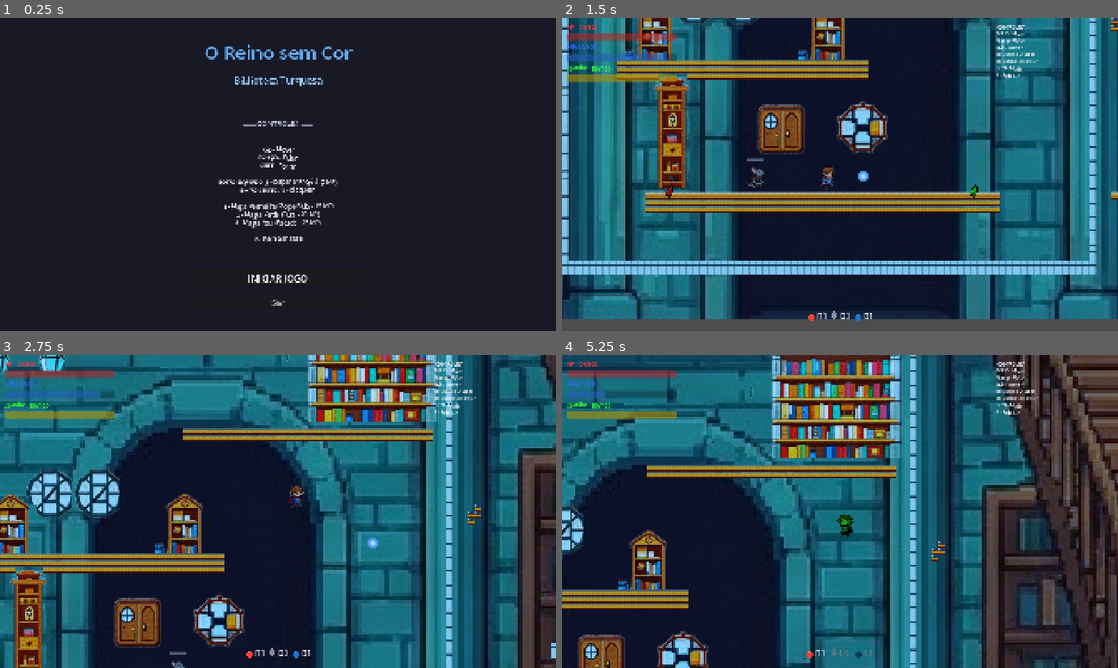
Above: before the commit, frames 1-4 (two rows, left to right).
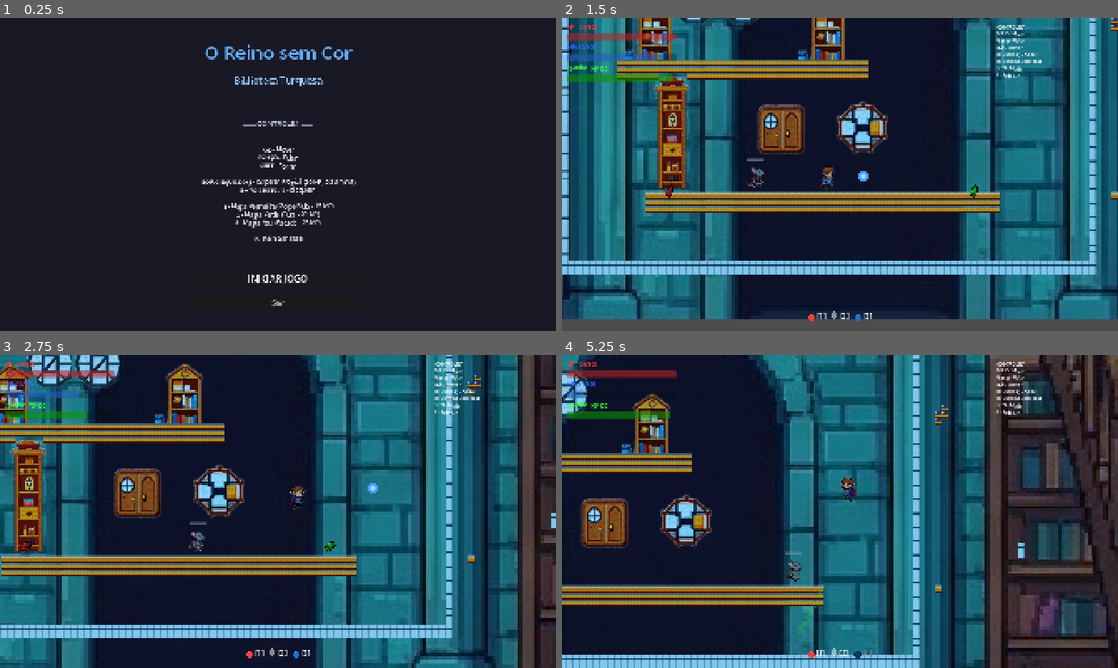
Above: after the commit, the same moments.

Repository: gcesario203/reino-sem-cor
Game: Godot game, scene res://scenes/ui/main_menu.tscn
Two runs of this game, one before a commit and one after it. Both use one fixed random seed, a clock stepped at 60 frames per second and the inputs below. The engine's default icon, where the game draws it, is replaced by a stand-in: a white triangle on a blue panel in a dark square.
Inputs (mouse positions are in pixels of both pictures, inside the frame that each line leads up to):
- Up to frame 1 (0.25 s): no input
- Up to frame 2 (1.5 s): click "INICIAR JOGO" at 0.5 s; move the mouse to (962, 158) at 1.27 s; hold D (move_right) from 1.28 s (still down); click (962, 158) at 1.35 s
- Up to frame 3 (2.75 s): keep holding D (move_right); tap Space (jump) at 1.52, 1.55, 1.82, 2.1, 2.27, 2.57 s; move the mouse to (166, 527) at 2.02 s; click (166, 527) at 2.3 s
- Up to frame 4 (5.25 s): move the mouse to (895, 442) at 2.77 s; release D (move_right) at 2.78 s; hold A (move_left) 2.78-3.53 s; click (895, 442) at 2.85 s; tap Space (jump) at 3.05, 3.77, 4.07, 4.52, 4.55, 4.82 s; move the mouse to (812, 574) at 3.52 s; hold D (move_right) 3.53-5.03 s; right-click (812, 574) at 3.6 s; click (812, 574) at 3.8 s; move the mouse to (1006, 558) at 4.27 s; tap 3 (magic_blue) at 4.35 s; move the mouse to (673, 464) at 5.02 s; hold A (move_left) from 5.03 s (still down); tap 2 (magic_green) at 5.1 s

The runs differ from the first frame. In frame 1, 0.3% of the frame differs, in the area x 36-65%, y 51-54%; in frame 2, 0.7%; in frame 3, 50%; in frame 4, 62%, in the area x 0-100%, y 0-100%.

Commit message:
fix: menu com dados errados

Diff:
--- a/game/scenes/ui/hud.tscn
+++ b/game/scenes/ui/hud.tscn
@@ -113,12 +113,12 @@
 [node name="Attack" type="Label" parent="Controls"]
 layout_mode = 2
 theme_override_font_sizes/font_size = 14
-text = "Mouse Esq - Ataque"
+text = "Mouse Esq/J - Ataque"
 
 [node name="Block" type="Label" parent="Controls"]
 layout_mode = 2
 theme_override_font_sizes/font_size = 14
-text = "Mouse Dir - Bloquear"
+text = "Mouse Dir/K - Bloquear"
 
 [node name="Magic" type="Label" parent="Controls"]
 layout_mode = 2
--- a/game/scenes/ui/main_menu.tscn
+++ b/game/scenes/ui/main_menu.tscn
@@ -68,7 +68,7 @@
 [b]ESPAÇO[/b] - Pular
 [b]SHIFT[/b] - Correr
 
-[b]BOTÃO ESQUERDO / J[/b] - Disparar Projétil (3 MP)
+[b]BOTÃO ESQUERDO / J[/b] - Disparar Projétil (20 MP, 5 Stamina)
 [b]BOTÃO DIREITO / K[/b] - Bloquear
 
 [b]1[/b] - Magia Vermelha (Golpe Rubi - 15 MP)
--- a/game/scripts/items/potion.gd
+++ b/game/scripts/items/potion.gd
@@ -2,12 +2,12 @@
 
 # Tipos de frasco
 enum PotionType {
-				RED_MP,      # Restaura 30 MP
-				GREEN_HP,    # Restaura 40 HP
-				BLUE_STAMINA # Restaura 50 Stamina
+				RED_HP,      # Restaura 30 MP
+				GREEN_STAMINA,    # Restaura 40 HP
+				BLUE_MP # Restaura 50 Stamina
 }
 
-@export var potion_type: PotionType = PotionType.RED_MP
+@export var potion_type: PotionType = PotionType.RED_HP
 @export var respawn_time: float = 30.0
 @export var float_amplitude: float = 10.0
 @export var float_speed: float = 2.0
@@ -60,15 +60,15 @@
 								return
 
 				match potion_type:
-								PotionType.RED_MP:
+								PotionType.RED_HP:
 												sprite.modulate = Color(1.0, 0.2, 0.2)  # Vermelho
 												if particles and is_instance_valid(particles):
 																particles.modulate = Color(1.0, 0.0, 0.0, 0.8)
-								PotionType.GREEN_HP:
+								PotionType.GREEN_STAMINA:
 												sprite.modulate = Color(0.2, 1.0, 0.2)  # Verde
 												if particles and is_instance_valid(particles):
 																particles.modulate = Color(0.0, 1.0, 0.0, 0.8)
-								PotionType.BLUE_STAMINA:
+								PotionType.BLUE_MP:
 												sprite.modulate = Color(0.2, 0.5, 1.0)  # Azul
 												if particles and is_instance_valid(particles):
 																particles.modulate = Color(0.0, 0.5, 1.0, 0.8)
@@ -95,15 +95,15 @@
 
 				# Aplica efeito ao jogador
 				match potion_type:
-								PotionType.RED_MP:
+								PotionType.RED_HP:
+												player.restore_stat("hp", 40)
+												show_feedback("+40 HP", Color(1.0, 0.2, 0.2))
+								PotionType.GREEN_STAMINA:
+												player.restore_stat("stamina", 50)
+												show_feedback("+50 STAMINA", Color(0.2, 1.0, 0.2))
+								PotionType.BLUE_MP:
 												player.restore_stat("mp", 30)
-												show_feedback("+30 MP", Color(1.0, 0.2, 0.2))
-								PotionType.GREEN_HP:
-												player.restore_stat("hp", 40)
-												show_feedback("+40 HP", Color(0.2, 1.0, 0.2))
-								PotionType.BLUE_STAMINA:
-												player.restore_stat("stamina", 50)
-												show_feedback("+50 Stamina", Color(0.2, 0.5, 1.0))
+												show_feedback("+30 Stamina", Color(0.2, 0.5, 1.0))
 
 				# CORRIGIDO: Esconde visualmente com verificações
 				if sprite and is_instance_valid(sprite):
--- a/game/scripts/managers/hud.gd
+++ b/game/scripts/managers/hud.gd
@@ -24,7 +24,7 @@
 		if mp_bar:
 				mp_bar.modulate = Color(0.2, 0.5, 1.0) # Azul
 		if stamina_bar:
-				stamina_bar.modulate = Color(1.0, 0.8, 0.0) # Amarelo/Dourado
+				stamina_bar.modulate = Color(0.071, 0.8, 0.0, 1.0) # Verde
 
 		# CORRIGIDO BUG-012: Usar call_deferred com retry
 		call_deferred("_find_player")
@@ -65,7 +65,7 @@
 				if player.stamina_penalty_active:
 						stamina_bar.modulate = Color(1.0, 0.5, 0.0) # Laranja (penalidade)
 				else:
-						stamina_bar.modulate = Color(1.0, 0.8, 0.0) # Amarelo normal
+						stamina_bar.modulate = Color(0.071, 0.8, 0.0, 1.0) # Verde
 
 		if stamina_label:
 				stamina_label.text = "Stamina: %d/%d" % [
--- a/game/scripts/player/player.gd
+++ b/game/scripts/player/player.gd
@@ -25,13 +25,13 @@
 
 var max_stamina = 100.0
 var current_stamina = 100.0
-const STAMINA_REGEN_IDLE = 30.0  # Parado
-const STAMINA_REGEN_WALK = 15.0   # Andando
+const STAMINA_REGEN_IDLE = 20.0  # Parado
+const STAMINA_REGEN_WALK = 10.0   # Andando
 const STAMINA_REGEN_RUN = 0.0    # Correndo (não regenera)
-const STAMINA_COST_RUN = 3.0    # Por segundo
-const STAMINA_COST_JUMP = 3.0
-const STAMINA_COST_ATTACK = 2.0
-const STAMINA_COST_BLOCK = 2.0   # Por segundo
+const STAMINA_COST_RUN = 5.0    # Por segundo
+const STAMINA_COST_JUMP = 8.0
+const STAMINA_COST_ATTACK = 5.0
+const STAMINA_COST_BLOCK = 5.0   # Por segundo
 
 # ===== SISTEMA DE COMBATE =====
 var attack_damage = 15.0
@@ -44,7 +44,7 @@
 # ===== SISTEMA DE PROJÉTEIS =====
 var projectile_scene = preload("res://scenes/projectiles/projectile.tscn")
 var projectile_speed = 300.0
-var projectile_mana_cost = 10.0
+var projectile_mana_cost = 20.0
 
 # ===== SISTEMA DE MAGIAS =====
 var magic_red_active = false
@@ -85,9 +85,9 @@
 var was_on_floor = false
 
 # ===== DOUBLE JUMP ===== (CORRIGIDO BUG-024: Sistema de double jump)
-const MAX_JUMPS = 2  # Permite double jump (1 pulo inicial + 1 extra no ar)
+const MAX_JUMPS = 1  # Permite double jump (1 pulo inicial + 1 extra no ar)
 var jumps_remaining = MAX_JUMPS
-const DOUBLE_JUMP_VELOCITY = -650.0  # Segundo pulo um pouco mais fraco
+const EXTRA_JUMP_POWER = -650.0  # Segundo pulo um pouco mais fraco
 
 # ===== REFERÊNCIAS =====
 @onready var sprite = $AnimatedSprite2D
@@ -220,7 +220,7 @@
 																coyote_timer = 0  # Resetar coyote time após pular
 												else:
 																# Double jump (no ar)
-																jump_power = DOUBLE_JUMP_VELOCITY
+																jump_power = EXTRA_JUMP_POWER
 																jumps_remaining -= 1
 																print("🦘 Double Jump!")
 
@@ -307,6 +307,8 @@
 
 				# Cooldown
 				attack_timer = attack_cooldown
+
+				current_stamina -= STAMINA_COST_ATTACK
 
 				# Animação rápida de ataque (sem bloquear movimento)
 				if sprite:
Not shown: 1 places in game/scenes/player/player.tscn that only renumber resources
Not shown: 1 places in game/scenes/ui/main_menu.tscn that only renumber resources
